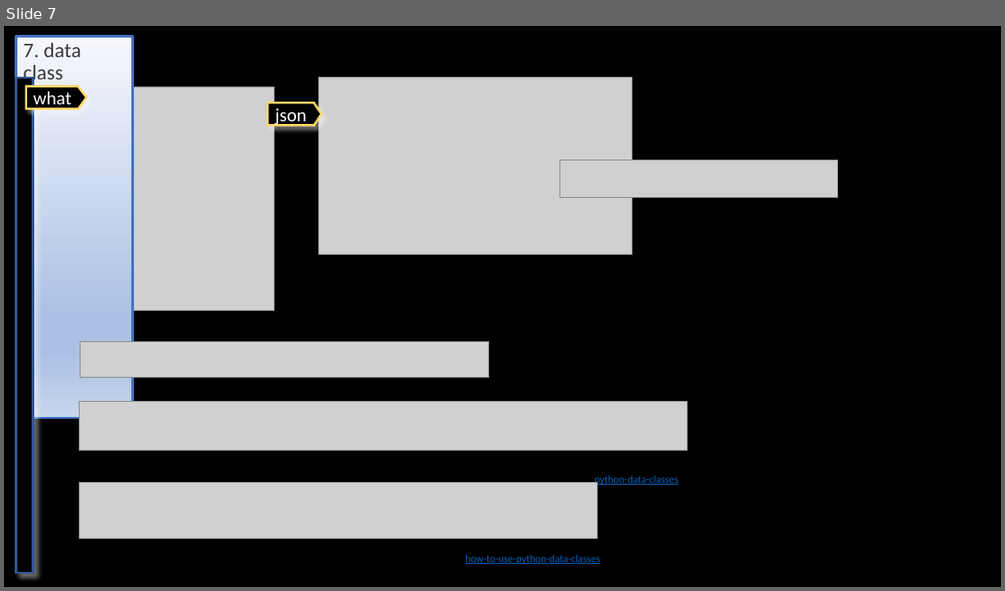
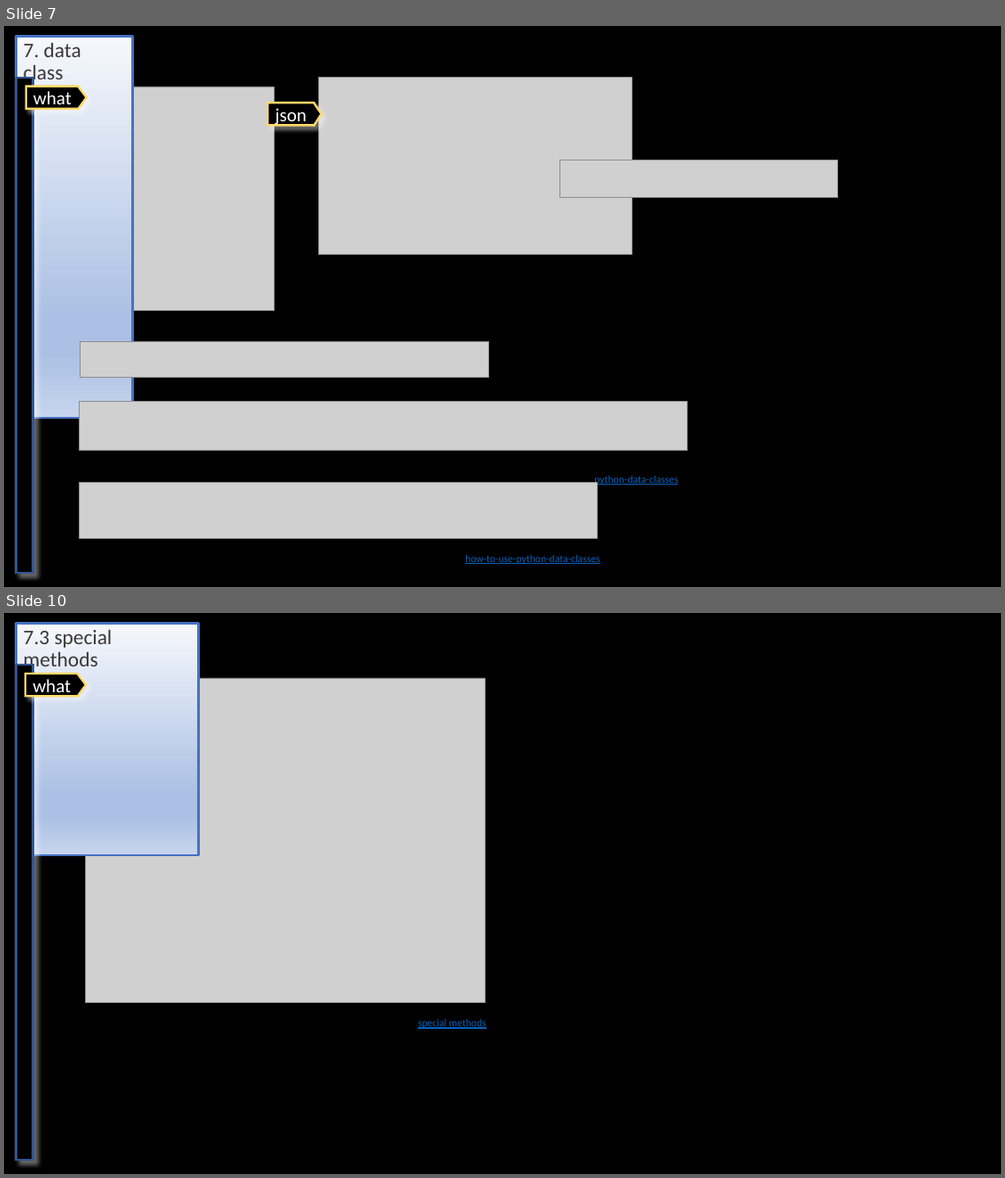
Before and after one commit to 1010836/portfolio, a slide deck: python/language/oop/oop.pptx. Shown one above the other, each under a label of ours: slide 7 before the commit, slides 7 and 10 after it; the slides between them are not shown. The pictures are 1005x591 and 1005x1178 pixels, drawn with LibreOffice and Linux fonts; fonts in the diff are those of the drawing; grey boxes stand for pictures; background and template pictures are left out. Boxes give left, top, right and bottom in pixels: in the first picture for what was removed or moved away, otherwise in the second. Text is boxed around its words. In the diff, an @@ line names an element or a change of style, - is before the commit and + after.

```diff
--- a/python/language/oop/oop.pptx
+++ b/python/language/oop/oop.pptx
@@ slide 10 added at (x1=4, y1=613, x2=1001, y2=1174), background #000000 @@
@@ title added at (x1=16, y1=624, x2=198, y2=653), fill gradient #F6F8FC to #ABC0E4 to #C7D5ED, outline #4472C4 2 pt, 20 pt, text #3B3838 @@
+7.3 special methods
@@ rectangle added at (x1=16, y1=665, x2=33, y2=1159), fill #000000, outline #325491 2 pt @@
@@ freeform shape added at (x1=25, y1=674, x2=86, y2=696), fill #000000, outline #FFD966 2 pt, 18 pt, text #FFFFFF @@
+what
@@ picture added at (x1=86, y1=678, x2=485, y2=1003) @@
@@ text added at (x1=418, y1=1019, x2=486, y2=1029), 10 pt, text #0563C1, underline @@
+special methods
```
Also in this commit, not shown: 5 other slides added, 30 other files.
